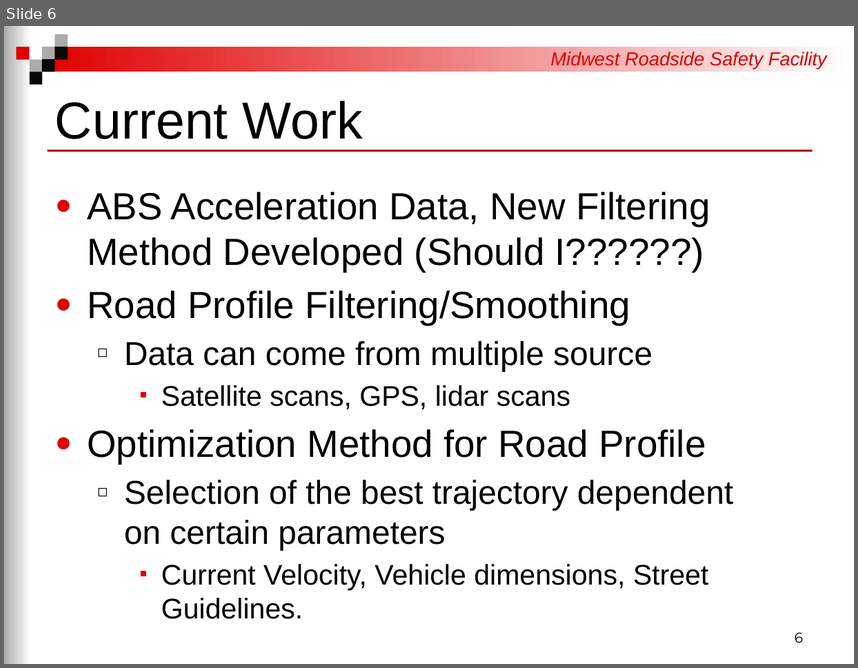
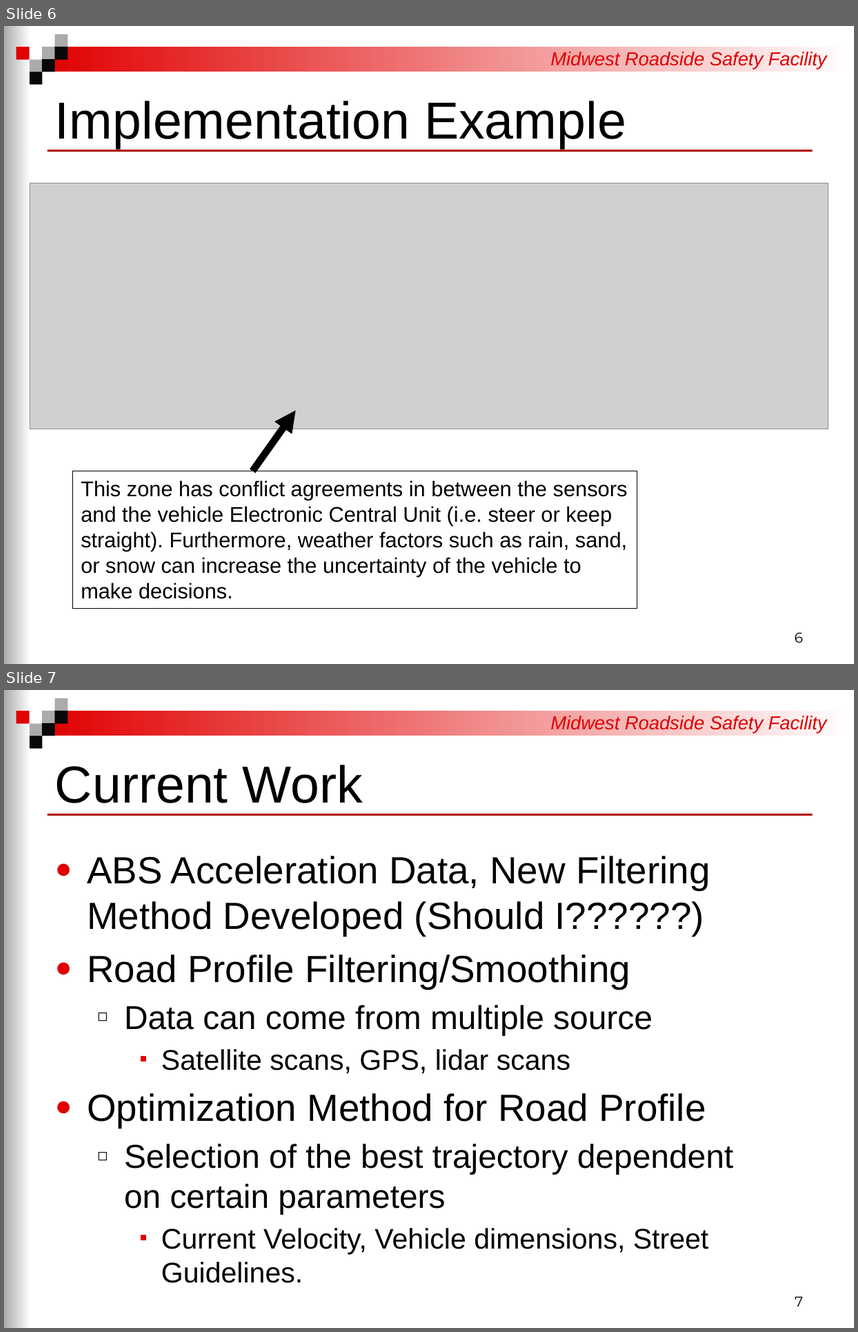
Before and after one commit to RickJacome/CurriculumVitae, a slide deck: files/Doctoral Stuff/Basic Research.pptx. Shown one above the other, each under a label of ours: slide 6 before the commit, slides 6 and 7 after it. The pictures are 858x668 and 858x1332 pixels, drawn with LibreOffice and Linux fonts; fonts in the diff are those of the drawing; grey boxes stand for pictures; background and template pictures are left out. Boxes give left, top, right and bottom in pixels: in the first picture for what was removed or moved away, otherwise in the second. Text is boxed around its words. In the diff, an @@ line names an element or a change of style, - is before the commit and + after.

```diff
--- a/files/Doctoral Stuff/Basic Research.pptx
+++ b/files/Doctoral Stuff/Basic Research.pptx
@@ slide 6 added at bbox=[4, 26, 854, 664], background #FFFFFF; not listed: 11 template elements that a slide beside it also shows @@
@@ title added at bbox=[55, 101, 626, 148], 44 pt, text #000000 @@
+Implementation Example
@@ picture added at bbox=[30, 183, 829, 428] @@
@@ arrow added from (252, 470) to (296, 410), #000000 6 pt @@
@@ rectangle added at bbox=[73, 470, 637, 608], outline #000000 0.75 pt, 18 pt, text #000000 @@
+This zone has conflict agreements in between the sensors and the vehicle Electronic Central Unit (i.e. steer or keep straight). Furthermore, weather factors such as rain, sand, or snow can increase the uncertainty of the vehicle to make decisions.
@@ page number added at bbox=[795, 632, 803, 642], 12 pt, text #000000 @@
+6
@@ what was slide 6 is now slide 7 @@
@@ page number at bbox=[795, 1296, 803, 1306]: text changed @@
-6
+7
```
Also in this commit, not shown: 1 slide changed.
